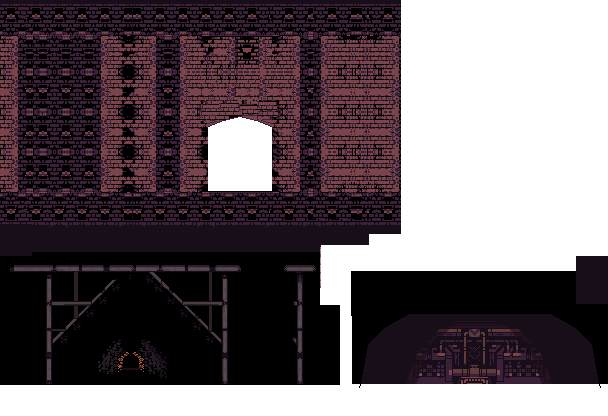
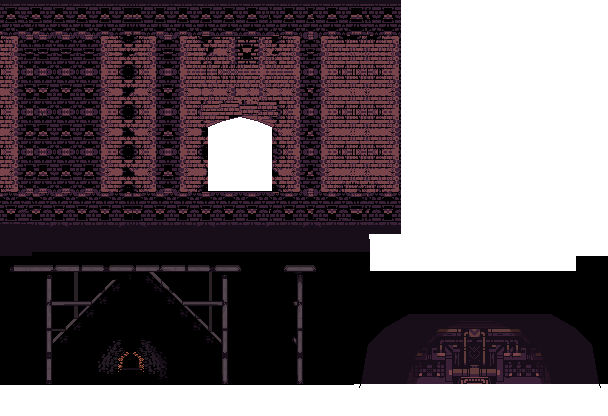
Comparing the layer stacks of the two 608 x 416 images. Changes:
painted on "Camada 2" over (x1=320, y1=239, x2=608, y2=385)
